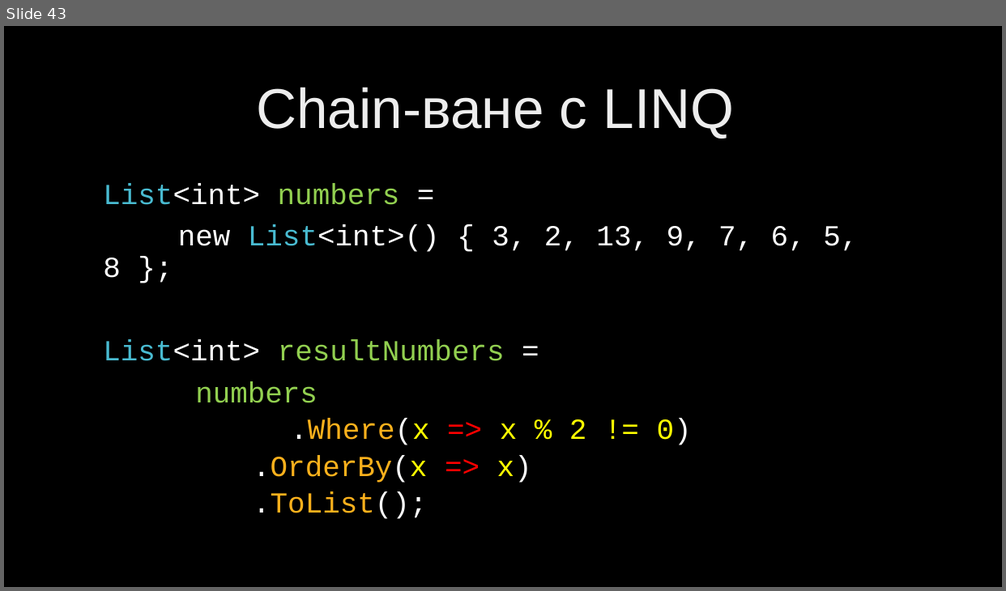
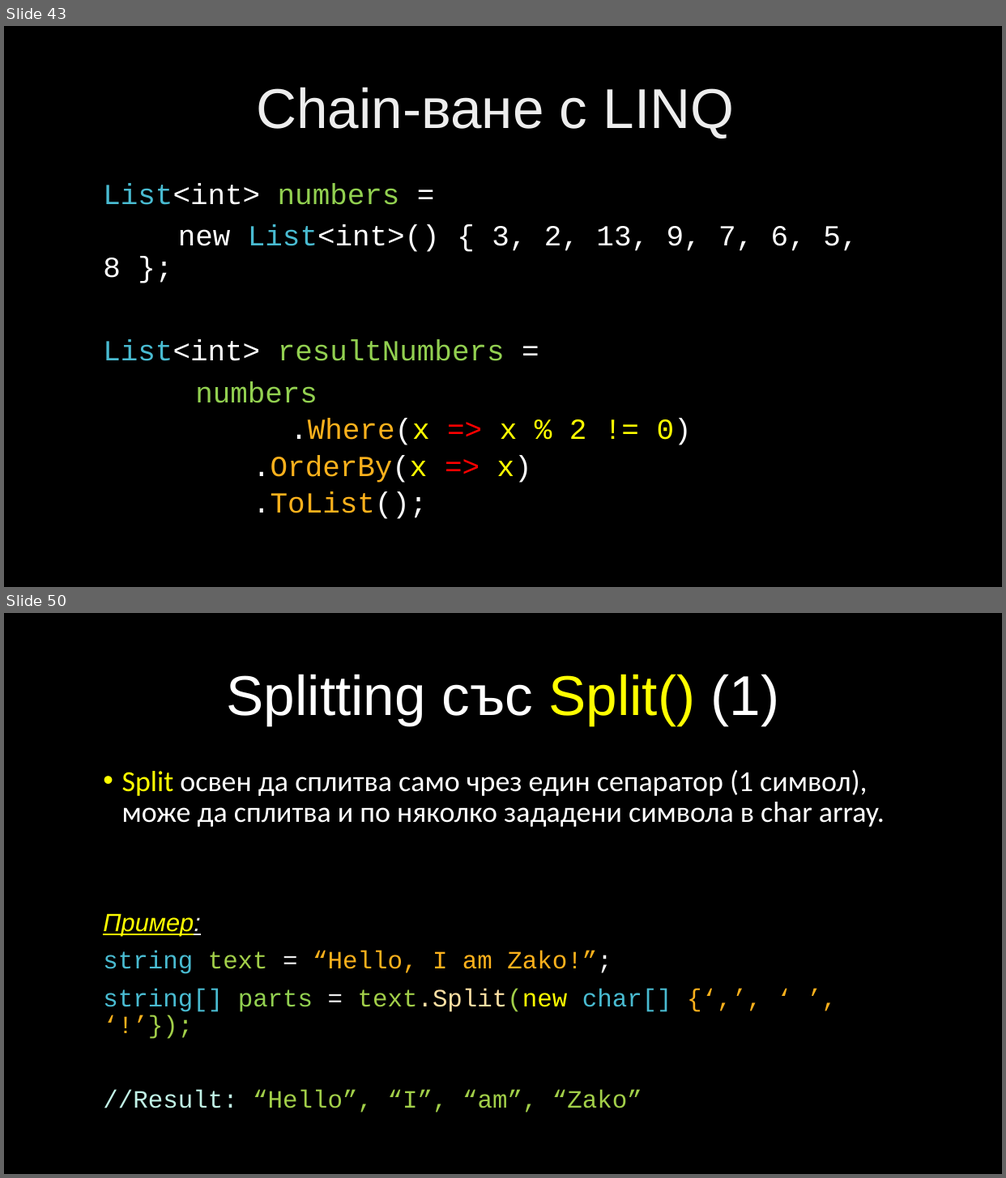
Before and after one commit to velizar92/CSharp-Programming-Presentations, a slide deck: C# Intermediate.pptx. Shown one above the other, each under a label of ours: slide 43 before the commit, slides 43 and 50 after it; the slides between them are not shown. The pictures are 1006x591 and 1006x1178 pixels, drawn with LibreOffice and Linux fonts; fonts in the diff are those of the drawing; background and template pictures are left out. Boxes give left, top, right and bottom in pixels: in the first picture for what was removed or moved away, otherwise in the second. Text is boxed around its words. In the diff, an @@ line names an element or a change of style, - is before the commit and + after.

Commit message:
Updates for Text Processing lecture

```diff
--- a/C# Intermediate.pptx
+++ b/C# Intermediate.pptx
@@ slide 50 added at (4, 613, 1002, 1174), background picture (left out) @@
@@ title added at (227, 674, 780, 726), 54 pt, text #FFFFFF @@
+Splitting със Split() (1)
@@ text added at (103, 770, 884, 1113), 24 pt, text #FFFFFF @@
+• Split освен да сплитва само чрез един сепаратор (1 символ), може да сплитва и по няколко зададени символа в char array.
+Пример:
+string text = “Hello, I am Zako!”;
+string[] parts = text.Split(new char[] {‘,’, ‘ ’, ‘!’});
+//Result: “Hello”, “I”, “am”, “Zako”
```
Also in this commit, not shown: 8 other slides added.
